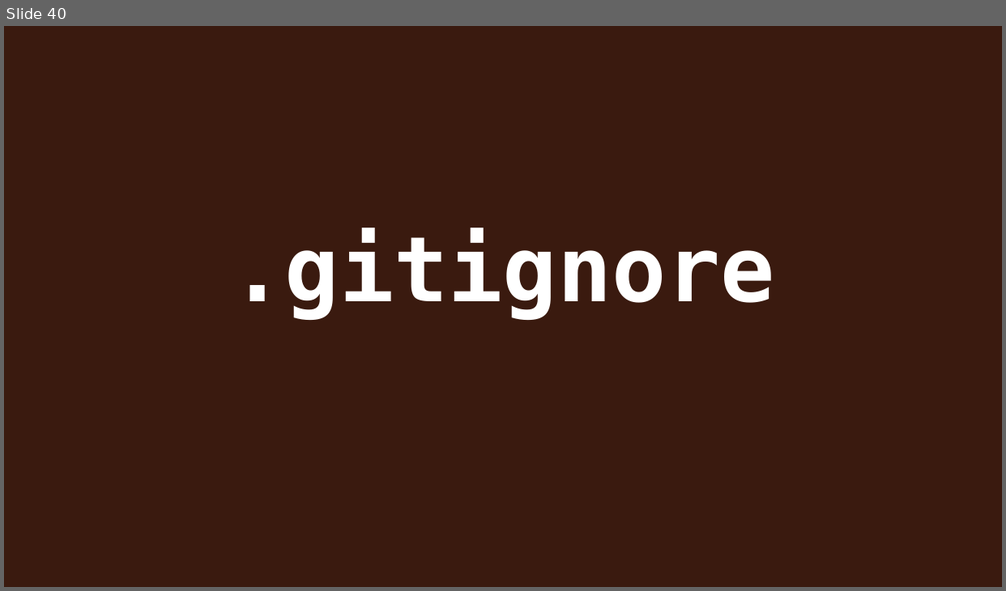
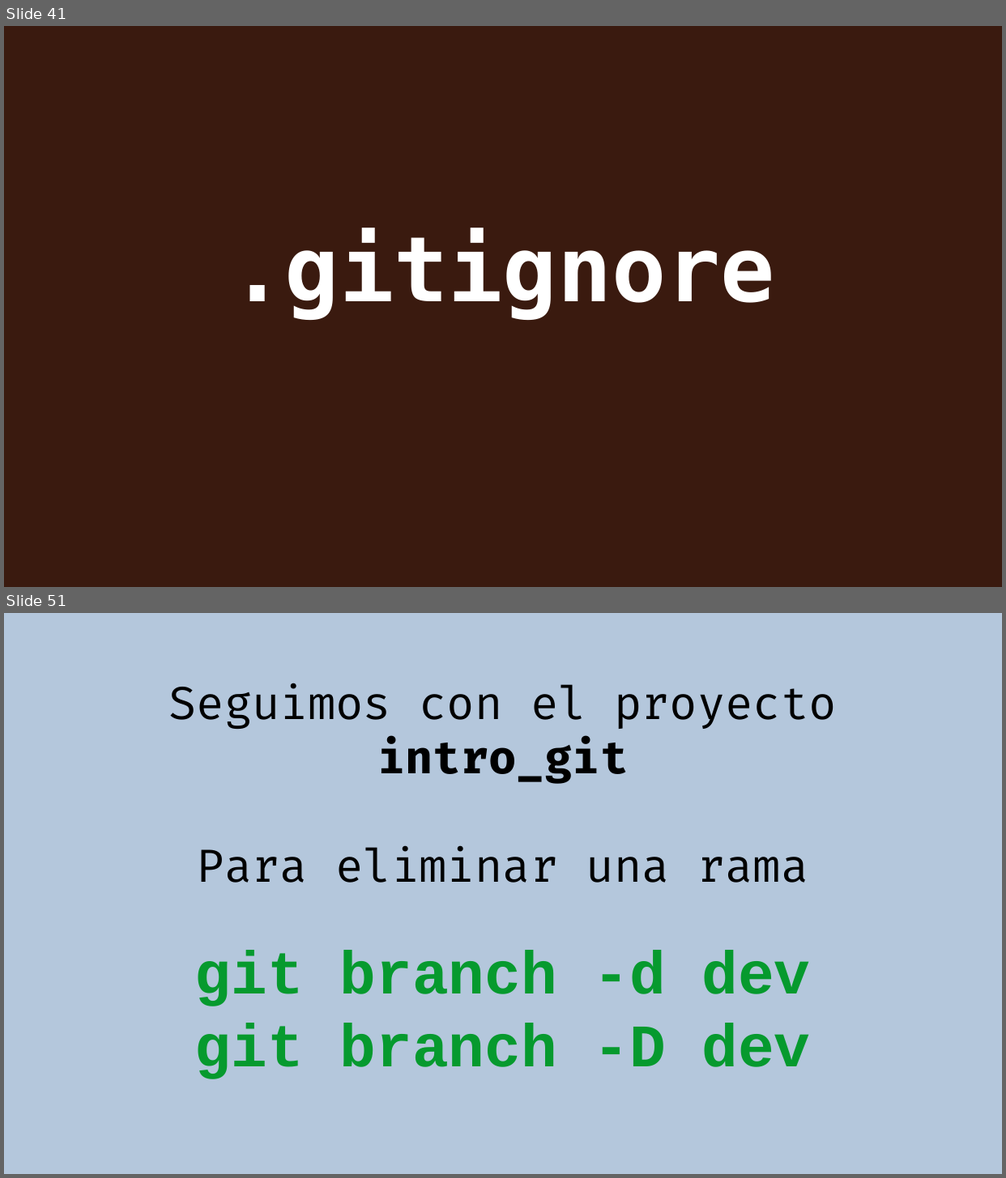
Before and after one commit to rgmf/eed2425, a slide deck: ut/02_control_de_versiones/presentacion/02_git_local.odp. Shown one above the other, each under a label of ours: slide 40 before the commit, slides 41 and 51 after it; the slides between them are not shown. The pictures are 1006x591 and 1006x1178 pixels, drawn with LibreOffice and Linux fonts; fonts in the diff are those of the drawing. Boxes give left, top, right and bottom in pixels: in the first picture for what was removed or moved away, otherwise in the second. Text is boxed around its words. In the diff, an @@ line names an element or a change of style, - is before the commit and + after.

```diff
--- a/ut/02_control_de_versiones/presentacion/02_git_local.odp
+++ b/ut/02_control_de_versiones/presentacion/02_git_local.odp
@@ slide 51 added at (4, 613, 1002, 1174), background #B4C7DC @@
@@ subtitle added at (168, 683, 837, 1080), 36 pt, text #000000 @@
+Seguimos con el proyecto intro_git
+Para eliminar una rama
+git branch -d dev
+git branch -D dev
@@ what was slide 40 is now slide 41 @@
```
Also in this commit, not shown: 1 slide changed, 24 other slides added.
